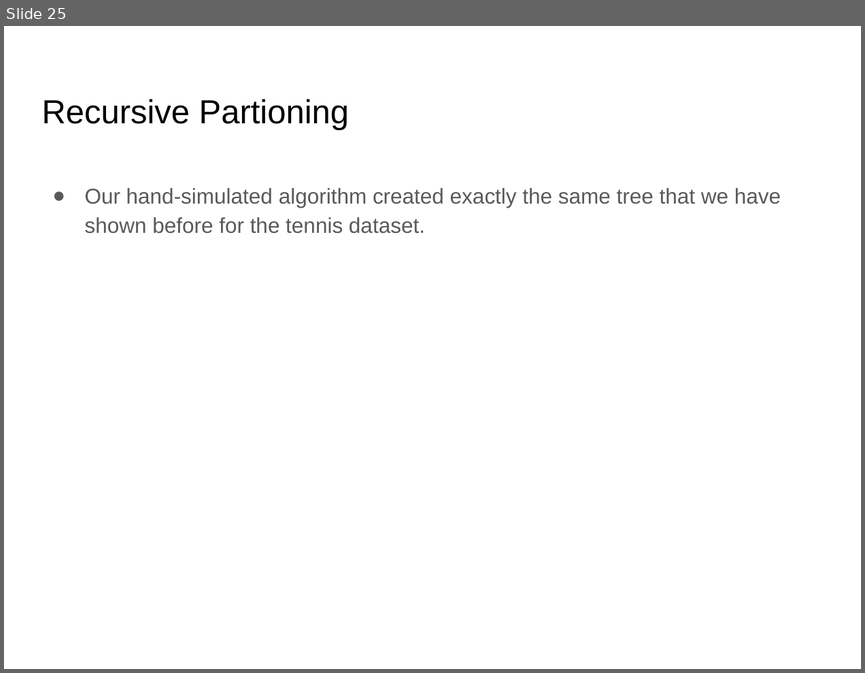
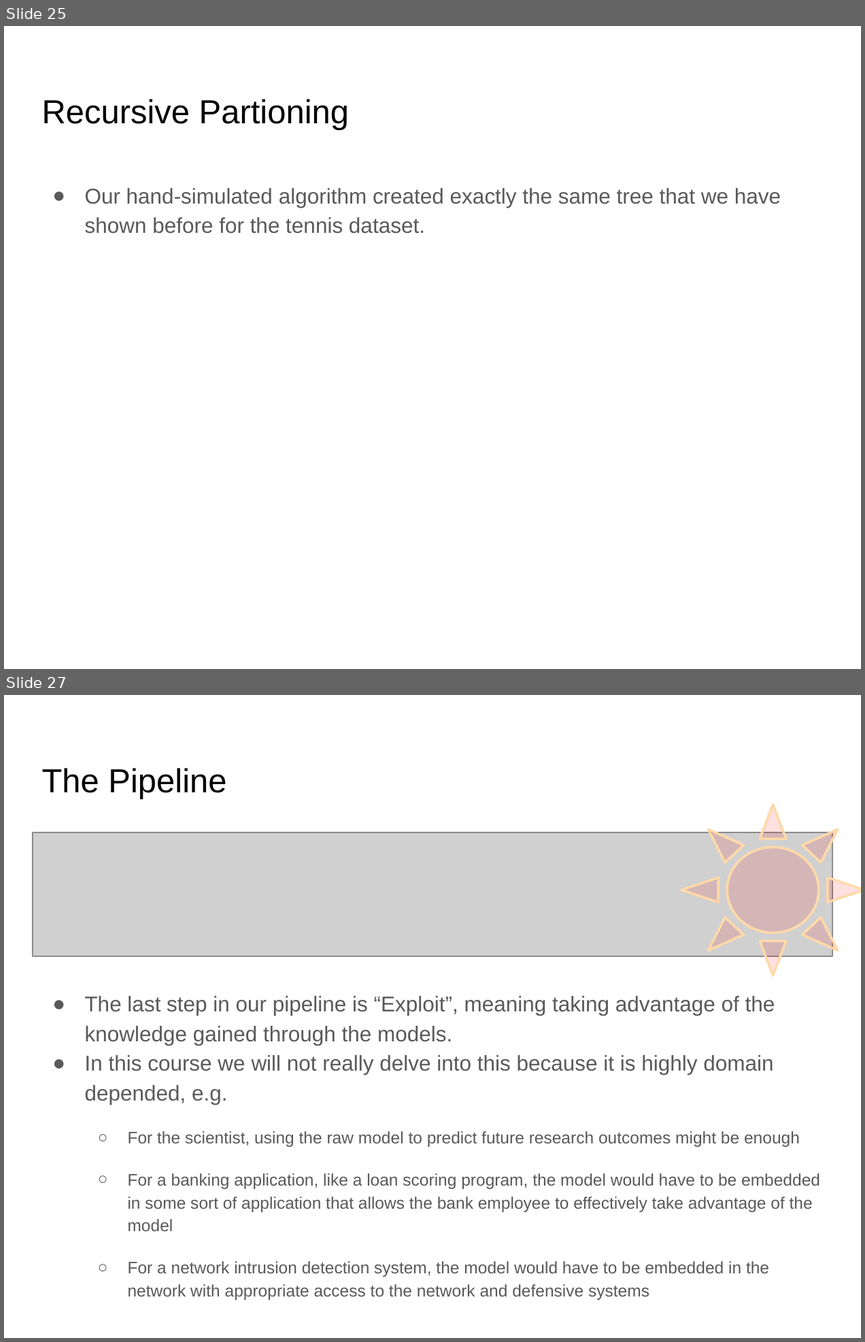
Before and after one commit to lutzhamel/CSC310, a slide deck: notes/06-machine-learning-basics-1.pptx. Shown one above the other, each under a label of ours: slide 25 before the commit, slides 25 and 27 after it; the slides between them are not shown. The pictures are 865x673 and 865x1342 pixels, drawn with LibreOffice and Linux fonts; fonts in the diff are those of the drawing; grey boxes stand for pictures. Boxes give left, top, right and bottom in pixels: in the first picture for what was removed or moved away, otherwise in the second. Text is boxed around its words. In the diff, an @@ line names an element or a change of style, - is before the commit and + after.

```diff
--- a/notes/06-machine-learning-basics-1.pptx
+++ b/notes/06-machine-learning-basics-1.pptx
@@ slide 27 added at <box>4,695,861,1338</box>, background #FFFFFF @@
@@ title added at <box>42,768,226,799</box>, 28 pt, text #000000 @@
+The Pipeline
@@ sun added at <box>681,804,861,976</box>, fill #FF0000 at 12% opacity, outline #FFD9A9 2 pt @@
@@ picture added at <box>33,832,832,955</box> @@
@@ text added at <box>85,996,820,1300</box>, 14 pt, text #595959 @@
+● The last step in our pipeline is “Exploit”, meaning taking advantage of the knowledge gained through the models.
+● In this course we will not really delve into this because it is highly domain depended, e.g.
+  ○ For the scientist, using the raw model to predict future research outcomes might be enough
+  ○ For a banking application, like a loan scoring program, the model would have to be embedded in some sort of application that allows the bank employee to effectively take advantage of the model
+  ○ For a network intrusion detection system, the model would have to be embedded in the network with appropriate access to the network and defensive systems
```
Also in this commit, not shown: 12 slides changed, 1 other slide added, 14 other files.
